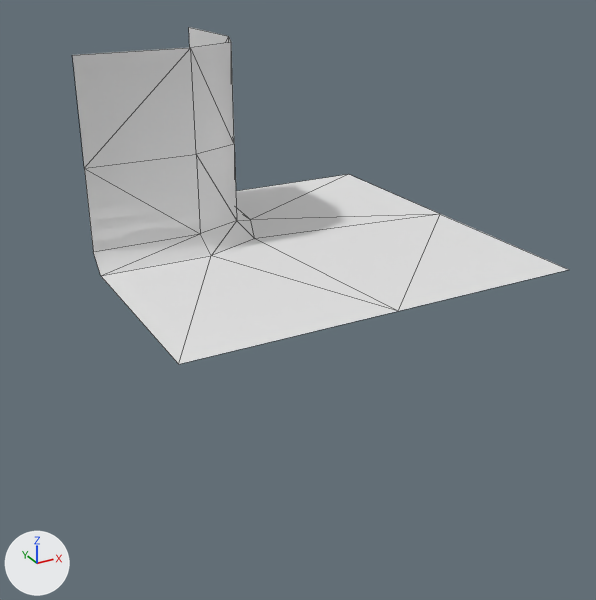
Renders of the OBJ model assets/tiles/cliff_1111-1000.obj from each side of a commit.
Camera for both pictures: a camera (50 mm lens) standing at (-1.93, -3.62, 1.47) and looking at (-0.01, -0.13, -0.28). The axes (+X, +Y, +Z) are drawn at lower left. The lights are the same throughout. Mesh edges are drawn as thin lines. Where no turn or scale is listed for an object, it has been applied to the vertices.

In view in the first picture: 'cliff_1111-1000_Cube.015'.
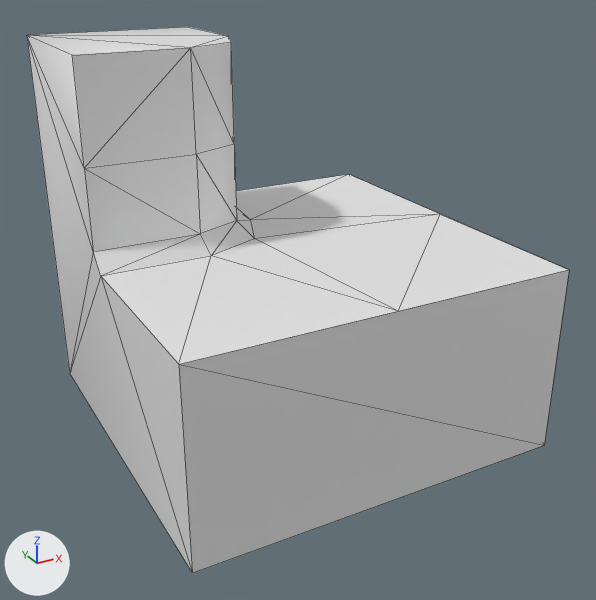
The change in detail:
me_cliff_1111_1000_cube_015 is used by ob_cliff_1111_1000_cube_015; location (0.0, 0.0, 0.0).
me_cliff_1111_1000_cube_015 had 25 vertices, 32 faces and spanned x -1.0..1.0, y -1.0..1.0, z 0.0..1.0.
me_cliff_1111_1000_cube_015 now has 30 vertices, 54 faces and spans x -1.0..1.0, y -1.0..1.0, z -1.0..1.0.
Part 1, on me_cliff_1111_1000_cube_015:
5 vertices are added at (-1.0, -1.0, -1.0), (1.0, -1.0, -1.0), (1.0, 1.0, -1.0), (-1.0, 1.0, 1.0), (-1.0, 1.0, -1.0).
22 new faces join them.

Where the change shows, as pixel boxes (x1, y1, x2, y2) in the pictures (596 x 600 px):
'cliff_1111-1000_Cube.015', reshaped (9% wider, 62% taller): before (73, 27, 569, 364); after (27, 27, 569, 573)
part 1 of me_cliff_1111_1000_cube_015, added: after (27, 27, 569, 573)
